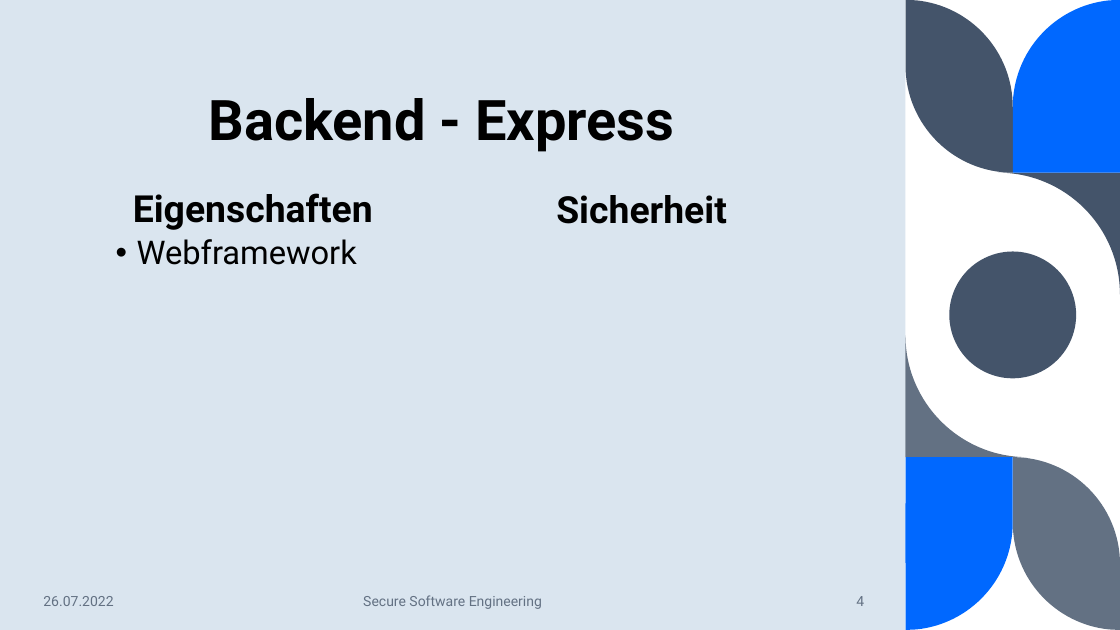
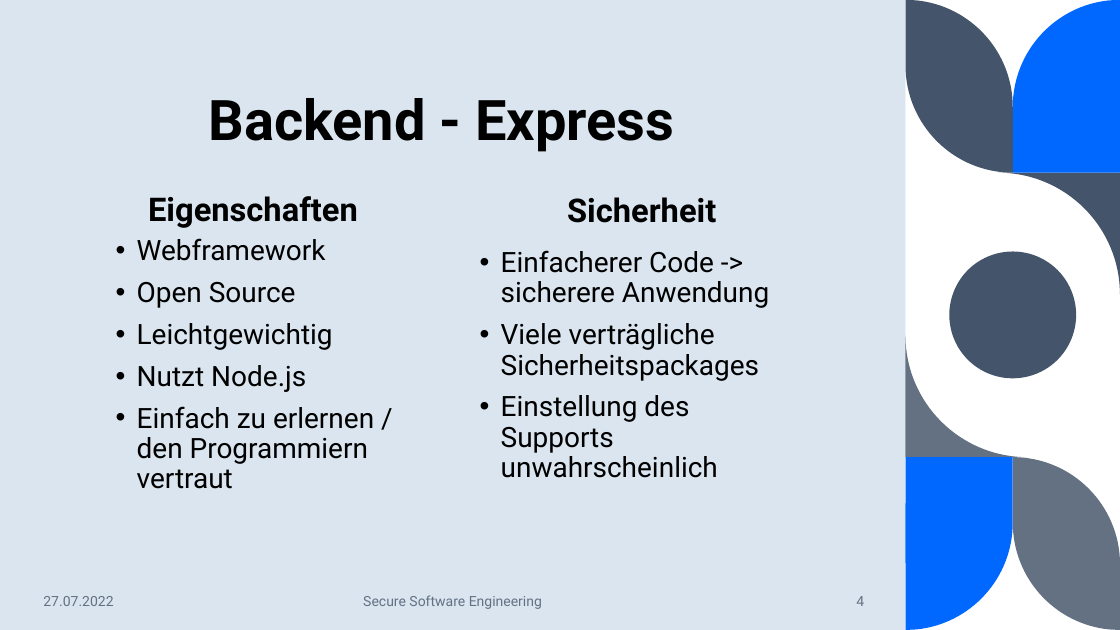
Before and after one commit to BranAndSceolan/SSE-Notes, a slide deck: slide 4 of documentation/Notiz-App.pptx. Drawn at 1120x630 pixels with LibreOffice and Linux fonts; fonts in the diff are those of the drawing. Boxes give left, top, right and bottom in pixels: in the first picture for what was removed or moved away, otherwise in the second. Text is boxed around its words. In the diff, an @@ line names an element or a change of style, - is before the commit and + after.

```diff
--- a/documentation/Notiz-App.pptx
+++ b/documentation/Notiz-App.pptx
@@ text "Eigenschaften" at (x1=148, y1=196, x2=358, y2=228): size 32 to 28 pt @@
@@ text "Sicherheit" at (x1=567, y1=197, x2=716, y2=223): size 32 to 28 pt @@
@@ text at (x1=137, y1=238, x2=326, y2=261): size 28 to 24 pt in "Webframework" @@
@@ text added at (x1=501, y1=250, x2=769, y2=478), 24 pt, text #000000 @@
+• Einfacherer Code -> sicherere Anwendung
+• Viele verträgliche Sicherheitspackages
+• Einstellung des Supports unwahrscheinlich
@@ text at (x1=137, y1=282, x2=374, y2=489): paragraphs added @@
+• Open Source
+• Leichtgewichtig
+• Nutzt Node.js
+• Einfach zu erlernen / den Programmiern vertraut
@@ text at (x1=43, y1=596, x2=113, y2=606): text changed @@
-26.07.2022
+27.07.2022
```
Also in this commit, not shown: 7 other slides changed, 19 slides added, 8 slides removed.
